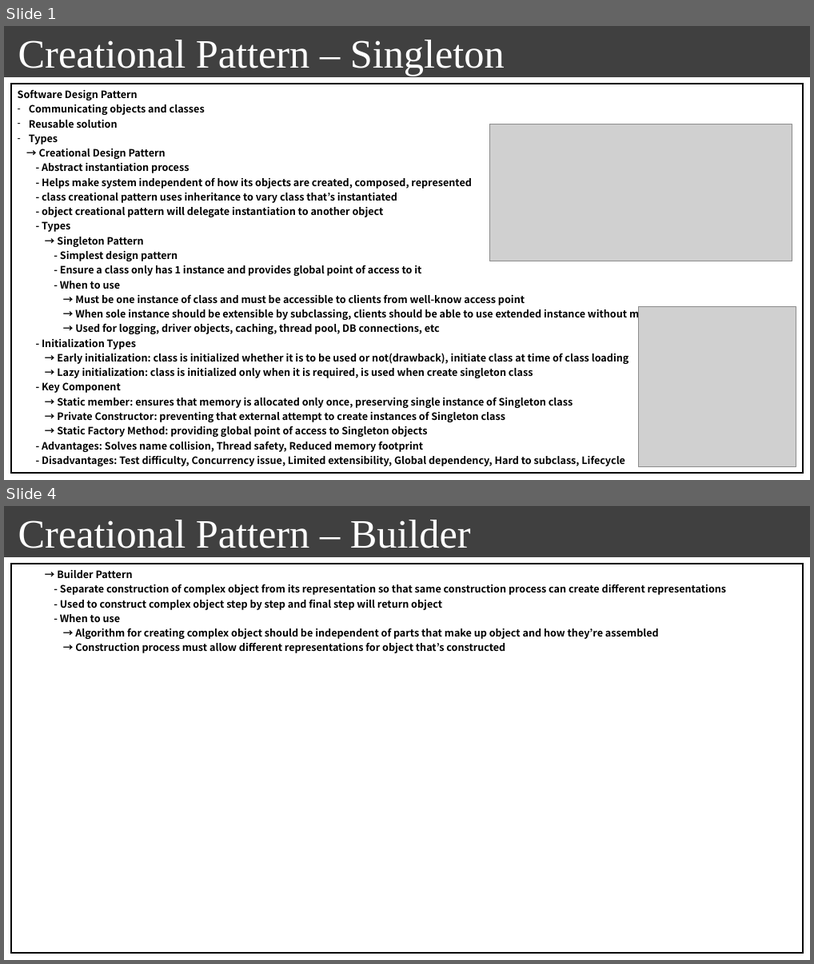
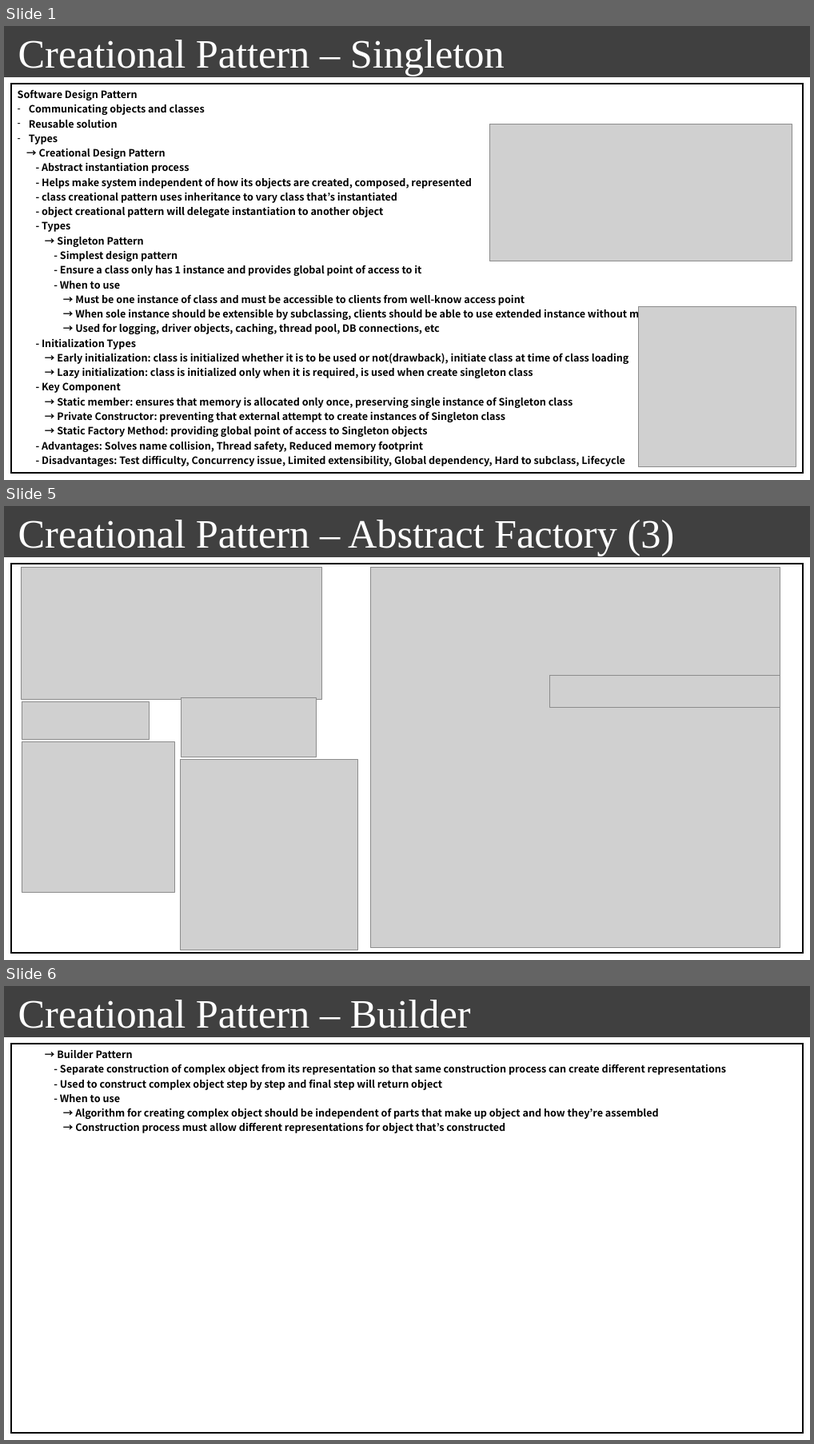
Before and after one commit to seonghokim/Study, a slide deck: Study Material/[ENG] SW Design Pattern.pptx. Shown one above the other, each under a label of ours: slides 1 and 4 before the commit, slides 1, 5 and 6 after it; the slides between them are not shown. The pictures are 814x964 and 814x1444 pixels, drawn with LibreOffice and Linux fonts; fonts in the diff are those of the drawing; grey boxes stand for pictures; background and template pictures are left out. Boxes give left, top, right and bottom in pixels: in the first picture for what was removed or moved away, otherwise in the second. Text is boxed around its words. In the diff, an @@ line names an element or a change of style, - is before the commit and + after.

```diff
--- a/Study Material/[ENG] SW Design Pattern.pptx
+++ b/Study Material/[ENG] SW Design Pattern.pptx
@@ slide 5 added at (4, 506, 810, 960), background #FFFFFF; not listed: 1 template element that a slide beside it also shows @@
@@ text added at (18, 520, 675, 556), 48 pt, text #FFFFFF @@
+Creational Pattern – Abstract Factory (3)
@@ table added at (11, 564, 804, 952), 1 rows, 1 columns @@
+
@@ picture added at (21, 567, 322, 700) @@
@@ picture added at (371, 567, 781, 947) @@
@@ picture added at (550, 675, 781, 707) @@
@@ picture added at (22, 701, 149, 739) @@
@@ picture added at (182, 698, 317, 757) @@
@@ picture added at (22, 741, 174, 892) @@
@@ picture added at (181, 760, 358, 950) @@
@@ what was slide 4 is now slide 6 @@
```
Also in this commit, not shown: 2 slides changed, 1 other slide added, 1 other file.
